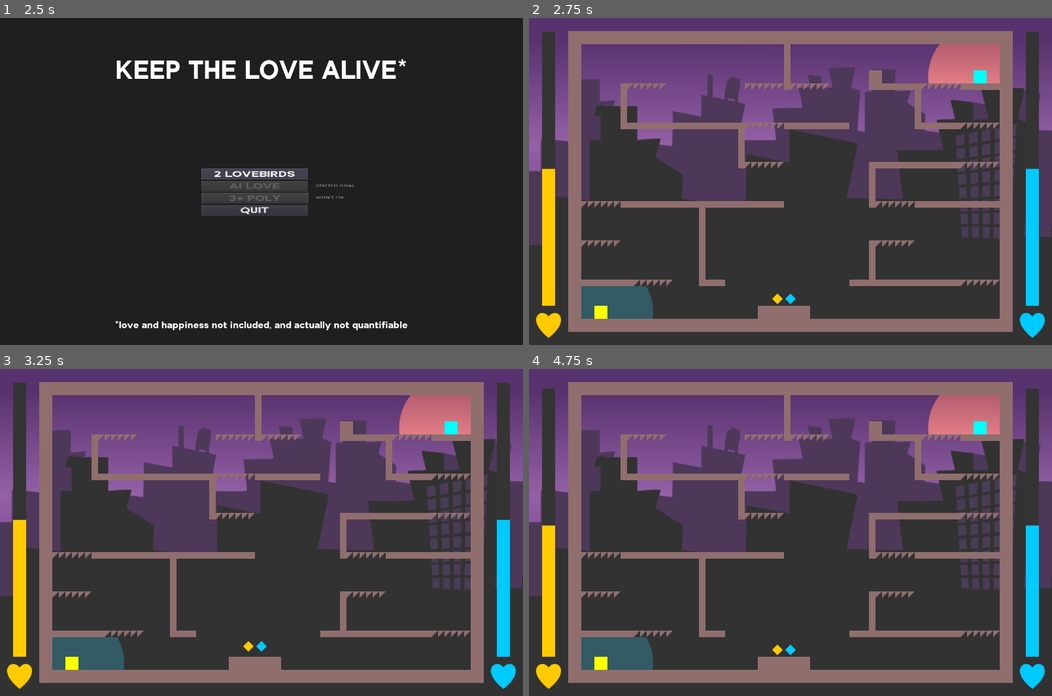
Above: before the commit, frames 1-4 (two rows, left to right).
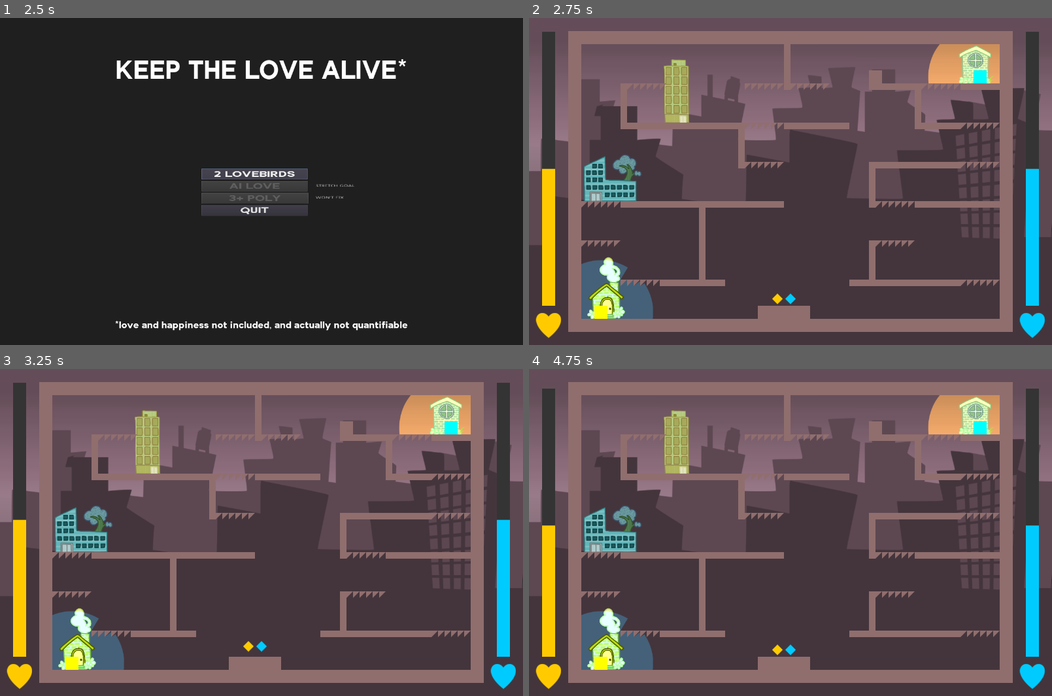
Above: after the commit, the same moments.

Repository: notapixelstudio/keep-love-alive
Game: Godot game, scene res://MainScreen.tscn
The game is run twice, just before and just after one commit, with the same random seed, the same clock (stepped at 60 frames per second) and the same inputs.
Inputs:
- Up to frame 1 (2.5 s): click "START" at 0.5 s; click "2 LOVEBIRDS" at 1.25 s; click "START" at 2 s
- Up to frame 2 (2.75 s): no input
- Up to frame 3 (3.25 s): no input
- Up to frame 4 (4.75 s): tap Enter at 3.5 s; tap Space at 4.25 s

Frame 1 is identical in both runs. In frame 2, 23% of the frame differs, in the area x 0-100%, y 0-92%; in frame 3, 23%; in frame 4, 23%.

Commit message:
clean up repo and added assets

Diff:
--- a/godot/Tileset.tres
+++ b/godot/Tileset.tres
@@ -9,10 +9,10 @@
 [sub_resource type="ConvexPolygonShape2D" id=2]
 points = PoolVector2Array( 16, 16, 0, 16, 0, 0, 16, 0 )
 
-[sub_resource type="OccluderPolygon2D" id=4]
-polygon = PoolVector2Array( 0, 0, 16, 0, 16, 16, 0, 16 )
+[sub_resource type="OccluderPolygon2D" id=3]
+polygon = PoolVector2Array( 0, 0, 16, 0, 16, 0, 0, 16 )
 
-[sub_resource type="ConvexPolygonShape2D" id=3]
+[sub_resource type="ConvexPolygonShape2D" id=4]
 points = PoolVector2Array( 16, 16, 0, 16, 0, 0, 16, 0 )
 
 [resource]
@@ -45,18 +45,18 @@
 1/region = Rect2( 0, 0, 16, 16 )
 1/tile_mode = 0
 1/occluder_offset = Vector2( 0, 0 )
-1/occluder = SubResource( 4 )
+1/occluder = SubResource( 3 )
 1/navigation_offset = Vector2( 0, 0 )
 1/shape_offset = Vector2( 0, 0 )
 1/shape_transform = Transform2D( 1, 0, 0, 1, 0, 0 )
-1/shape = SubResource( 3 )
+1/shape = SubResource( 4 )
 1/shape_one_way = true
 1/shape_one_way_margin = 1.0
 1/shapes = [ {
 "autotile_coord": Vector2( 0, 0 ),
 "one_way": true,
 "one_way_margin": 1.0,
-"shape": SubResource( 3 ),
+"shape": SubResource( 4 ),
 "shape_transform": Transform2D( 1, 0, 0, 1, 0, 0 )
 } ]
 1/z_index = 0
--- a/godot/World.tscn
+++ b/godot/World.tscn
@@ -7,7 +7,11 @@
 [ext_resource path="res://World.gd" type="Script" id=5]
 [ext_resource path="res://TodoGroup.tscn" type="PackedScene" id=6]
 [ext_resource path="res://GameOver.tscn" type="PackedScene" id=7]
-[ext_resource path="res://assets/img/SkyLine.png" type="Texture" id=8]
+[ext_resource path="res://assets/img/buildings/SkyLine.png" type="Texture" id=8]
+[ext_resource path="res://assets/img/buildings/yellow_house.png" type="Texture" id=9]
+[ext_resource path="res://assets/img/buildings/blue_house.png" type="Texture" id=10]
+[ext_resource path="res://assets/img/buildings/yellow_office.png" type="Texture" id=11]
+[ext_resource path="res://assets/img/buildings/blue_office.png" type="Texture" id=12]
 
 [node name="World" type="Node2D"]
 script = ExtResource( 5 )
@@ -22,6 +26,28 @@
 "_edit_use_anchors_": false
 }
 
+[node name="Buildings" type="Node2D" parent="."]
+
+[node name="yellow_house" type="Sprite" parent="Buildings"]
+position = Vector2( 187.539, 656.121 )
+scale = Vector2( 0.478127, 0.470789 )
+texture = ExtResource( 9 )
+
+[node name="blue_house" type="Sprite" parent="Buildings"]
+position = Vector2( 1092.84, 115.024 )
+scale = Vector2( 0.388226, 0.382268 )
+texture = ExtResource( 10 )
+
+[node name="yellow_office" type="Sprite" parent="Buildings"]
+position = Vector2( 362.526, 176.177 )
+scale = Vector2( 0.396399, 0.396399 )
+texture = ExtResource( 11 )
+
+[node name="blue_office" type="Sprite" parent="Buildings"]
+position = Vector2( 202.77, 381.362 )
+scale = Vector2( 0.41705, 0.41705 )
+texture = ExtResource( 12 )
+
 [node name="Timer" type="Timer" parent="."]
 autostart = true
 
@@ -33,7 +59,7 @@
 tile_set = ExtResource( 1 )
 cell_size = Vector2( 16, 16 )
 format = 1
-tile_data = PoolIntArray( 131078, 0, 0, 131079, 0, 0, 131080 …(7292 unchanged characters)… , 0, 2621446, 0, 0, 2621447, 0, 0, 2621448, 0, 0, 2621449, 0, 0, 2621450, 0, 0, 2621451, 0, 0, 2621452, 0, 0, 2621453, 0, 0, 2621454, 0, 0, 2621455, 0, 0, 2621456, 1, 0, 2621457, 1, 0, 2621458, 1, 0, 2621459, 1, 0, 2621460, 1, 0, 2621461, 1, 0, 2621466, 0, 0, 2621467, 0, 0, 26214 …(2980 unchanged characters)…
+tile_data = PoolIntArray( 131078, 0, 0, 131079, 0, 0, 131080 …(7292 unchanged characters)… , 0, 2621446, 0, 0, 2621447, 0, 0, 2621454, 1, 0, 2621455, 1, 0, 2621456, 1, 0, 2621457, 1, 0, 2621458, 1, 0, 2621459, 1, 0, 2621460, 0, 0, 2621461, 0, 0, 2621462, 0, 0, 2621463, 0, 0, 2621464, 0, 0, 2621465, 0, 0, 2621466, 0, 0, 2621467, 0, 0, 26214 …(2980 unchanged characters)…
 
 [node name="Character_p1" parent="." instance=ExtResource( 2 )]
 position = Vector2( 176, 688 )
Not shown: 1 places in godot/World.tscn that only renumber resources
Binary file added: godot/assets/img/buildings/SkyLine.png
Not shown, added: godot/assets/img/buildings/SkyLine.png.import
Binary file added: godot/assets/img/buildings/blue_house.png
Not shown, added: godot/assets/img/buildings/blue_house.png.import
Binary file added: godot/assets/img/buildings/blue_office.png
Not shown, added: godot/assets/img/buildings/blue_office.png.import
Binary file added: godot/assets/img/buildings/yellow_house.png
Not shown, added: godot/assets/img/buildings/yellow_house.png.import
Binary file added: godot/assets/img/buildings/yellow_office.png
Not shown, added: godot/assets/img/buildings/yellow_office.png.import
Not shown, added: .gitignore
(and 1 more such lines)
